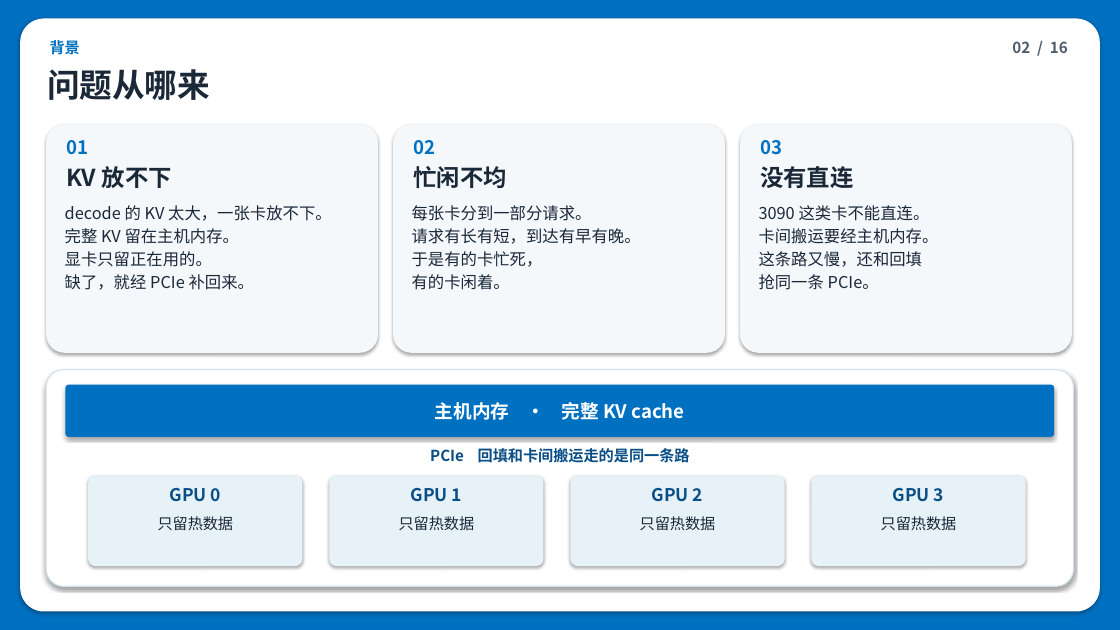
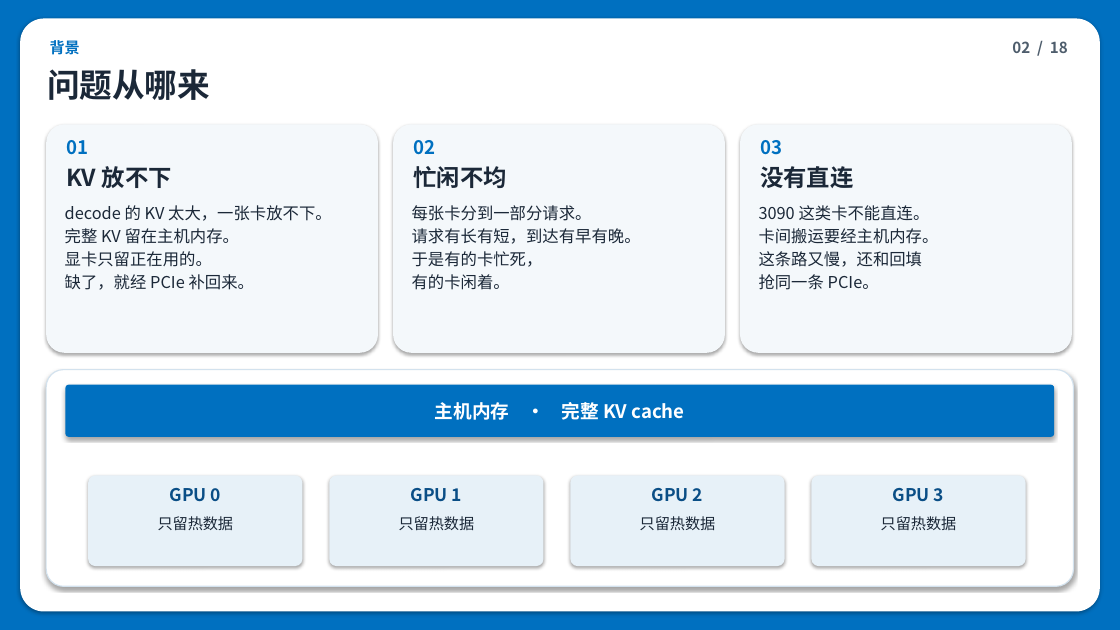
Before and after one commit to clearleo126/ferry, a slide deck: slide 2 of Ferry-导师汇报.pptx. Drawn at 1120x630 pixels with LibreOffice and Linux fonts; fonts in the diff are those of the drawing. Boxes give left, top, right and bottom in pixels: in the first picture for what was removed or moved away, otherwise in the second. Text is boxed around its words. In the diff, an @@ line names an element or a change of style, - is before the commit and + after.

```diff
--- a/Ferry-导师汇报.pptx
+++ b/Ferry-导师汇报.pptx
@@ text removed at (430, 448, 690, 463) @@
-PCIe 回填和卡间搬运走的是同一条路
```
Also in this commit, not shown: 14 other slides changed, 2 slides added.
